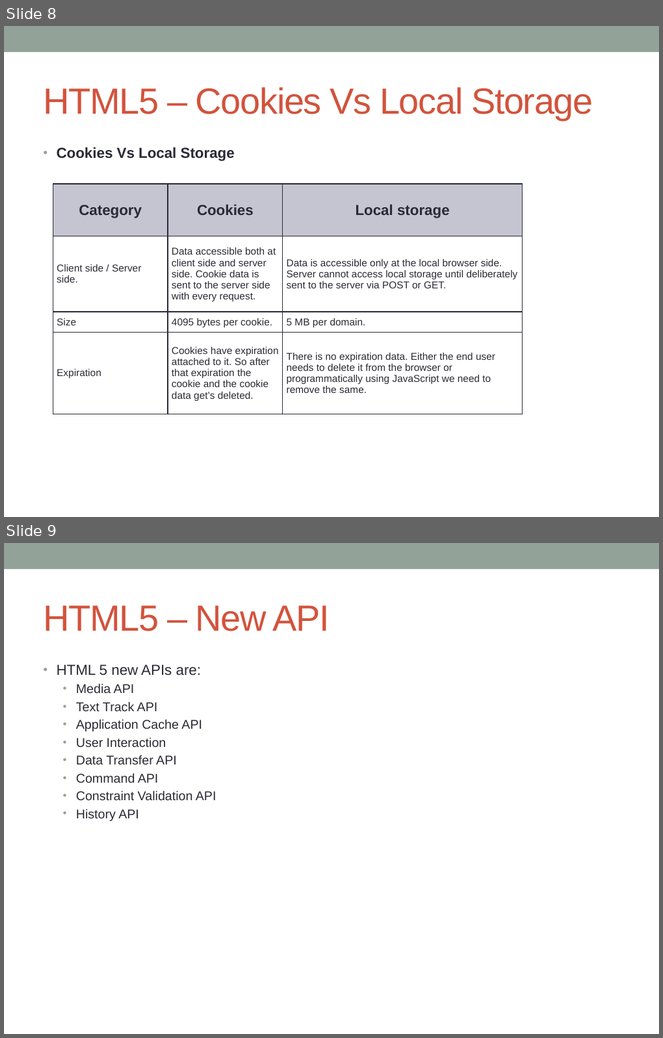
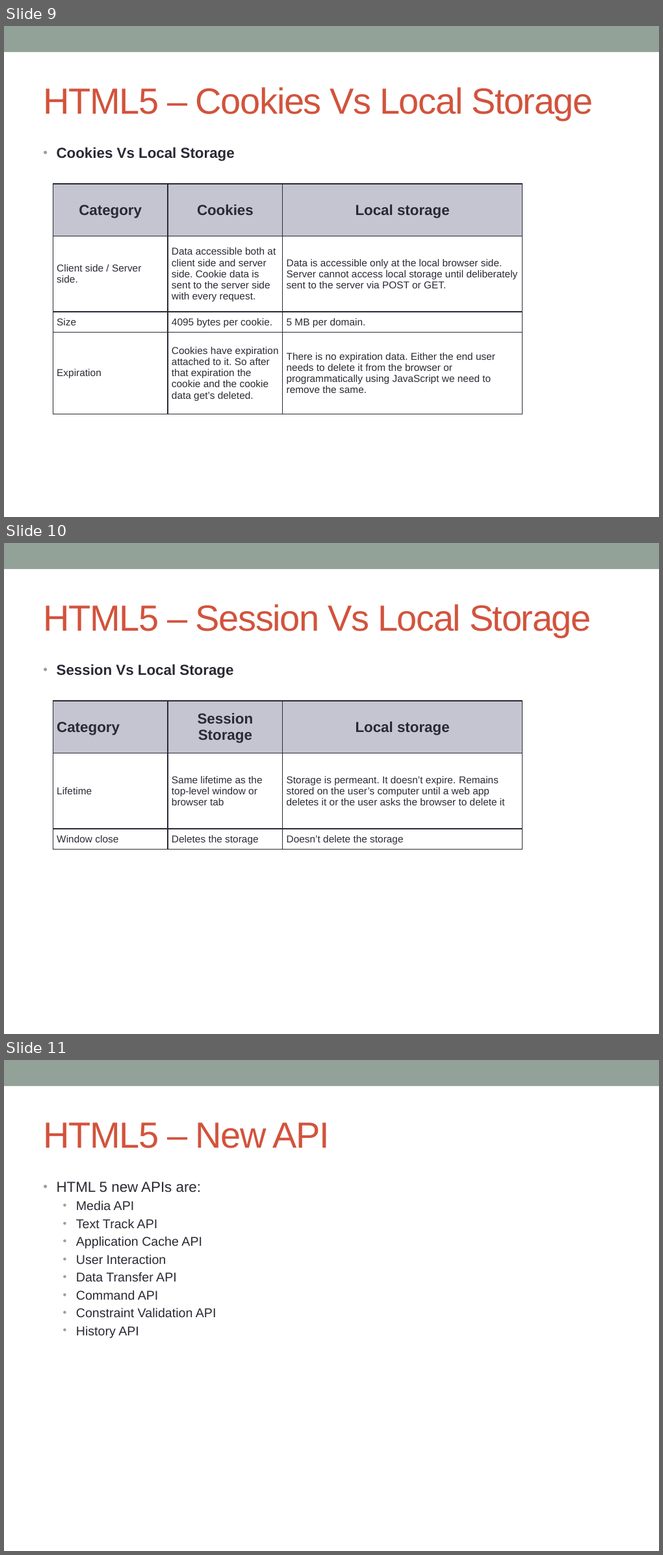
Before and after one commit to notionquest/ProjectDocumentation, a slide deck: HTML5.pptx. Shown one above the other, each under a label of ours: slides 8 and 9 before the commit, slides 9, 10 and 11 after it. The pictures are 663x1038 and 663x1555 pixels, drawn with LibreOffice and Linux fonts; fonts in the diff are those of the drawing. Boxes give left, top, right and bottom in pixels: in the first picture for what was removed or moved away, otherwise in the second. Text is boxed around its words. In the diff, an @@ line names an element or a change of style, - is before the commit and + after.

Commit message:
HTML5 goals and storage diff

```diff
--- a/HTML5.pptx
+++ b/HTML5.pptx
@@ slide 10 added at (4,543,659,1034), background #FFFFFF; not listed: 1 template element that a slide beside it also shows @@
@@ title added at (43,604,592,637), 40 pt, text #D2533C @@
+HTML5 – Session Vs Local Storage
@@ text added at (57,664,233,678), 16 pt, text #292934, bold @@
+• Session Vs Local Storage
@@ table added at (53,701,522,854), 3 rows, 3 columns @@
+Category | Session Storage | Local storage
+Lifetime | Same lifetime as the top-level window or browser tab | Storage is permeant. It doesn’t expire. Remains stored on the user’s computer until a web app deletes it or the user asks the browser to delete it
+Window close | Deletes the storage | Doesn’t delete the storage
@@ what was slide 8 is now slide 9 @@
@@ what was slide 9 is now slide 11 @@
```
Also in this commit, not shown: 1 other slide added.
